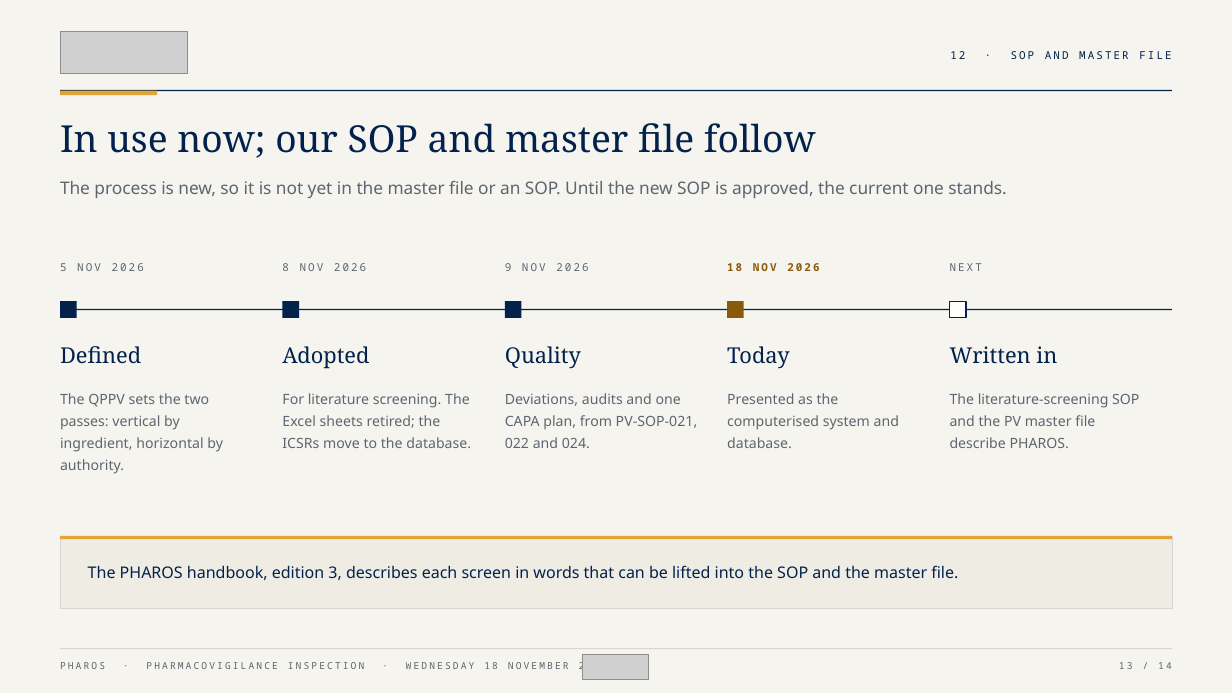
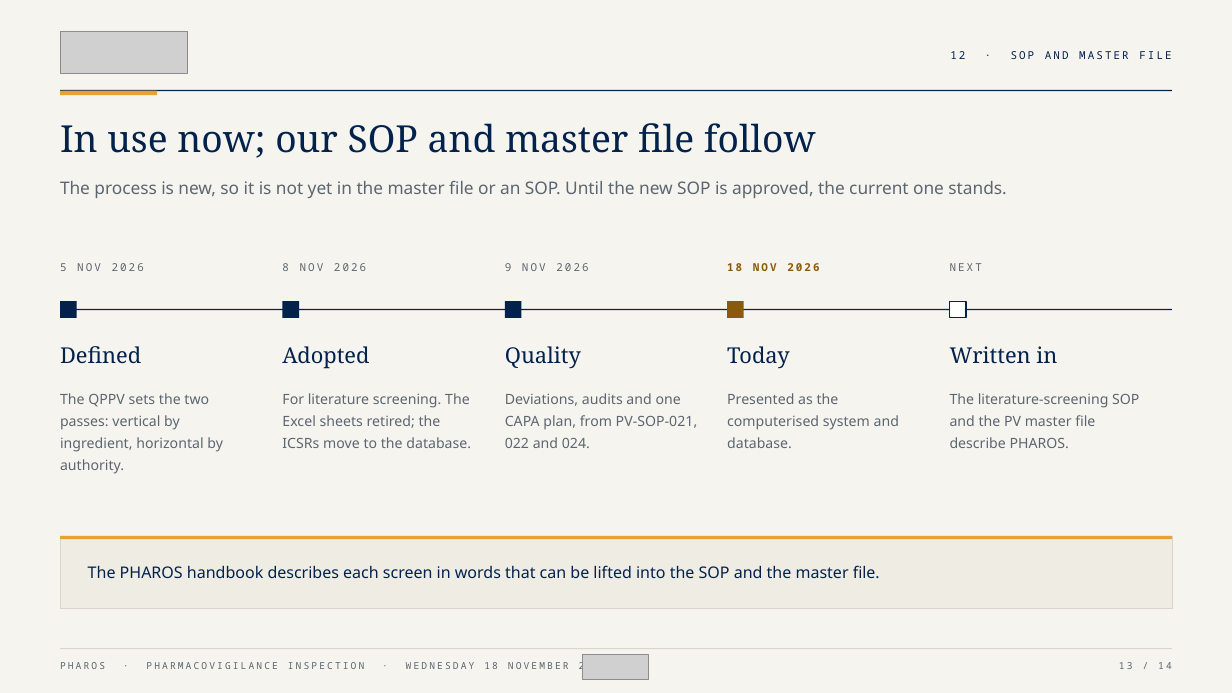
Before and after one commit to PHAROS-satopharma/pharos, a slide deck: slide 13 of docs/presentation/PHAROS Presentation.pptx. Drawn at 1232x693 pixels with LibreOffice and Linux fonts; fonts in the diff are those of the drawing; grey boxes stand for pictures. Boxes give left, top, right and bottom in pixels: in the first picture for what was removed or moved away, otherwise in the second. Text is boxed around its words. In the diff, an @@ line names an element or a change of style, - is before the commit and + after.

```diff
--- a/docs/presentation/PHAROS Presentation.pptx
+++ b/docs/presentation/PHAROS Presentation.pptx
@@ text at <box>88,565,880,578</box>: text changed @@
-The PHAROS handbook, edition 3, describes each screen in words that can be lifted into the SOP and the master file.
+The PHAROS handbook describes each screen in words that can be lifted into the SOP and the master file.
```
Also in this commit, not shown: 2 other files.
